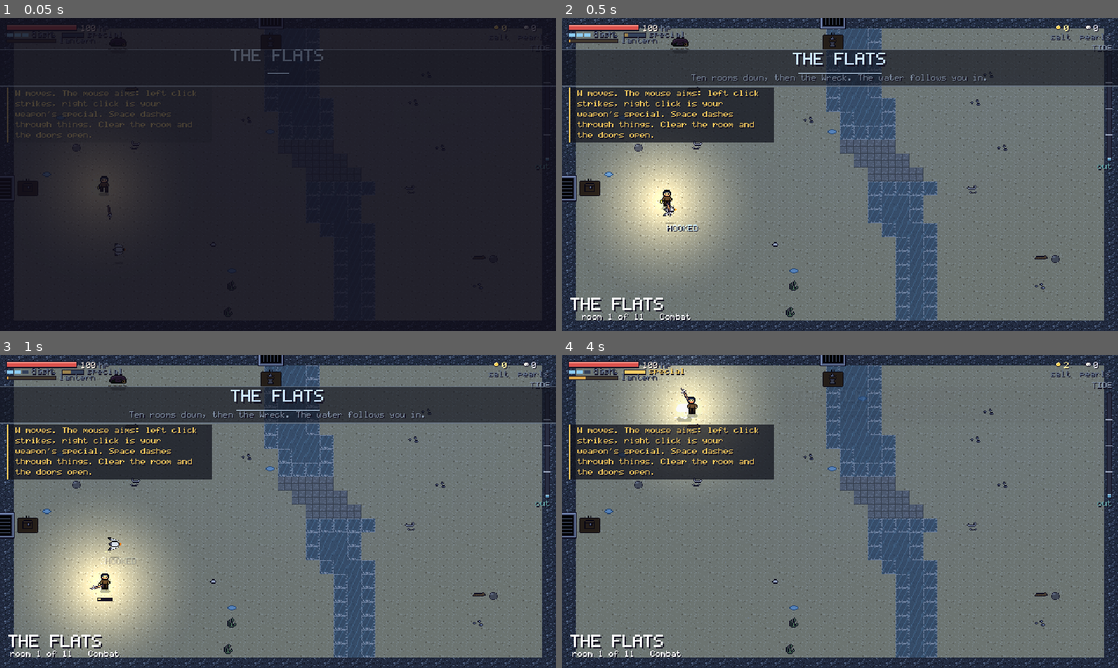
Above: before the commit, frames 1-4 (two rows, left to right).
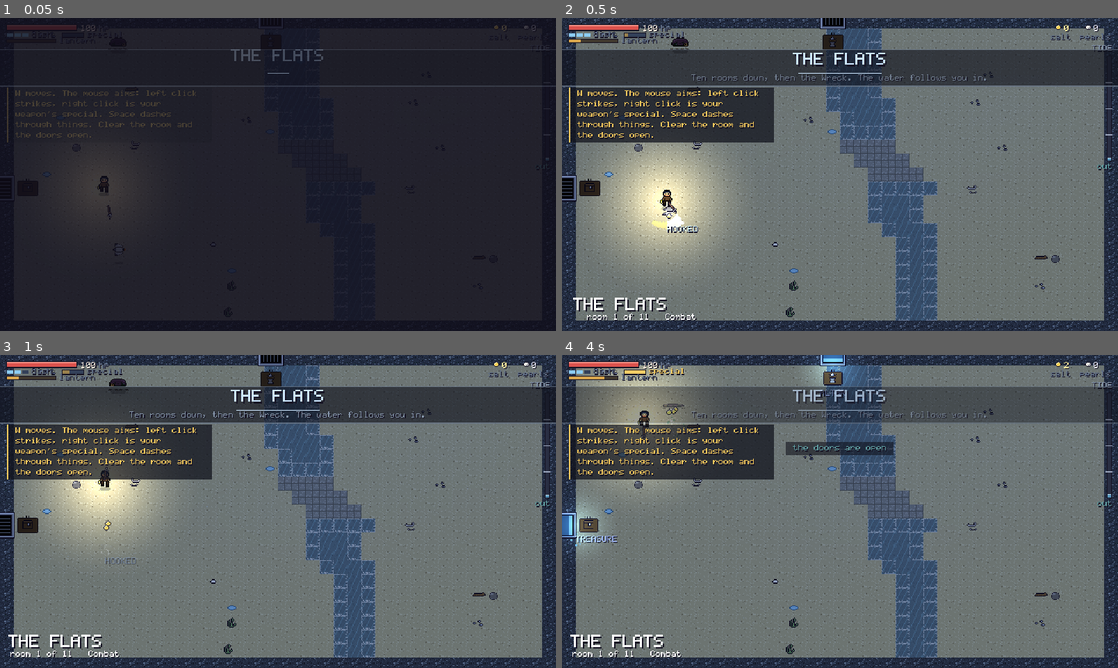
Above: after the commit, the same moments.

Repository: lakshgupta8/EBB
Game: Godot game, scene res://tests/sim_run.tscn
Two runs of this game, one before a commit and one after it. Both use one fixed random seed, a clock stepped at 60 frames per second and the inputs below. This scene is started directly instead of the project's main scene.
Inputs (mouse positions are in pixels of both pictures, inside the frame that each line leads up to):
- Up to frame 1 (0.05 s): no input
- Up to frame 2 (0.5 s): no input
- Up to frame 3 (1 s): tap Enter (ui_accept) at 0.5, 0.77 s; move the mouse to (400, 495) at 0.52 s; press the mouse at (400, 495) at 0.53 s; hold D (move_right) from 0.53 s (still down); tap Space (dash) at 0.8 s
- Up to frame 4 (4 s): release D (move_right) at 1.25 s; release the mouse at (962, 495) at 1.25 s; drag from (728, 527) to (834, 364) at 1.27 s; move the mouse to (895, 442) at 2.02 s; hold D (move_right) 2.03-2.75 s; tap 9 at 2.1 s; tap 8 at 2.3 s; drag from (812, 574) to (573, 524) at 2.77 s; move the mouse to (1006, 558) at 3.52 s; hold A (move_left) from 3.53 s (still down); tap R (active) at 3.6 s; tap Enter (ui_accept) at 3.77 s; tap Space (dash) at 3.8 s

Frame 1 is identical in both runs. In frame 2, 0.9% of the frame differs, in the area x 0-96%, y 2-97%; in frame 3, 11%; in frame 4, 14%, in the area x 0-100%, y 0-99%.

Commit message:
The same seed is the same night: sound and effects roll their own dice
Audio and FX drew from the global random stream, and both are asked for things once a
frame, so two runs of the same seed diverged as soon as the frame rate did: enemies took
different turns, and the bot wedged in a room on one run and walked out of it on another
(seed 1234, room 8, the whole tick budget). They each have their own stream now, and only
the game draws from the one the seed sets. The same seed and tick budget now walk the
same rooms.

Also: the ghost of your last night can be turned off (Settings, Play), and the bot's
breather when it is nearly dead is short enough that it still kills things.

Co-Authored-By: Claude Opus 5 (1M context) <noreply@anthropic.com>

Diff:
--- a/src/core/audio.gd
+++ b/src/core/audio.gd
@@ -14,6 +14,9 @@
 var _gull_t: float = 0.0
 var gulls_enabled: bool = false
 var _last_play: Dictionary = {}  # name -> msec, to avoid machine-gunning the same clip
+## Sound rolls on its own stream. It is asked for things once a frame, and a night has to
+## be the same night whatever the frame rate: only the game may draw from the global one.
+var _rng := RandomNumberGenerator.new()
 
 
 func _ready() -> void:
@@ -49,7 +52,7 @@
 	var count: int = _variants[name]
 	if count == 0:
 		return name
-	return "%s_%d" % [name, randi() % count]
+	return "%s_%d" % [name, _rng.randi() % count]
 
 
 func _stream(name: String) -> AudioStream:
@@ -78,14 +81,14 @@
 	for p in _pool:
 		if not p.playing:
 			p.stream = s
-			p.pitch_scale = 1.0 + randf_range(-pitch_var, pitch_var)
+			p.pitch_scale = 1.0 + _rng.randf_range(-pitch_var, pitch_var)
 			p.volume_db = db
 			p.play()
 			return
 	# All busy: steal the first.
 	var p := _pool[0]
 	p.stream = s
-	p.pitch_scale = 1.0 + randf_range(-pitch_var, pitch_var)
+	p.pitch_scale = 1.0 + _rng.randf_range(-pitch_var, pitch_var)
 	p.volume_db = db
 	p.play()
 
@@ -175,5 +178,5 @@
 		return
 	_gull_t -= delta
 	if _gull_t <= 0.0:
-		_gull_t = randf_range(18.0, 45.0)
-		play("gull_%d" % (randi() % 3), 0.1, -16.0)
+		_gull_t = _rng.randf_range(18.0, 45.0)
+		play("gull_%d" % (_rng.randi() % 3), 0.1, -16.0)
--- a/src/core/settings.gd
+++ b/src/core/settings.gd
@@ -26,6 +26,7 @@
 	"hud_scale": 1.0,     # 1, 1.25, 1.5
 	"text_size": 1.0,     # menus and prompts: 1, 1.25, 1.5
 	"reduced_motion": false,  # no shake, no flashes, no slow time, no edge pulses
+	"ghost": true,        # the last night on this seed walks beside you, faint
 	"slot": 1,            # the save slot in use (1..3)
 }
 ## Values a float setting may take (anything else is clamped to 0..1).
@@ -240,6 +241,10 @@
 	return m
 
 
+func ghost() -> bool:
+	return bool(data.get("ghost", true))
+
+
 func slot() -> int:
 	return clampi(int(data.get("slot", 1)), 1, 3)
 
@@ -269,8 +274,10 @@
 
 
 ## Bind `action` to the device of `event` (a key, a mouse button or a pad button). Another
-## bindable action already holding that input takes this action's old one, so nothing is
-## ever left without a way to press it. False when the event is not something bindable.
+## bindable action already holding that input takes this action's old one, so a swap leaves
+## both with a key. When this action had nothing on that device (the move keys carry no pad
+## button: the stick does), the other action simply loses it there and keeps its other
+## devices. False when the event is not something bindable.
 func bind(action: String, event: InputEvent) -> bool:
 	if not action in BINDABLE:
 		return false
--- a/src/fx/fx.gd
+++ b/src/fx/fx.gd
@@ -4,6 +4,10 @@
 const SLASH := preload("res://assets/sprites/fx_slash.png")
 const SPARK := preload("res://assets/sprites/fx_spark.png")
 const RING := preload("res://assets/sprites/fx_ring.png")
+
+## Effects roll on their own stream: they are asked for things per frame, and the night
+## must be the same night at any frame rate.
+var _rng := RandomNumberGenerator.new()
 
 var _flash_layer: CanvasLayer
 var _flash_rect: ColorRect
@@ -55,7 +59,7 @@
 
 
 func spark(pos: Vector2) -> void:
-	_one_shot(SPARK, 12, 3, 24.0, pos, randf() * TAU, Vector2.ONE)
+	_one_shot(SPARK, 12, 3, 24.0, pos, _rng.randf() * TAU, Vector2.ONE)
 
 
 func burst(pos: Vector2, color: Color, amount: int = 12, speed: float = 60.0) -> void:
--- a/src/run/run.gd
+++ b/src/run/run.gd
@@ -243,7 +243,7 @@
 	input_log.mode = state.mode
 	input_log.weapon = player.weapon.id
 	input_log.tier = state.tier
-	_ghost_log = InputLog.latest_for_seed(state.seed) if _replay == null else null
+	_ghost_log = InputLog.latest_for_seed(state.seed) if (_replay == null and Settings.ghost()) else null
 	_handle_screenshot_arg()
 
 
--- a/src/ui/settings_ui.gd
+++ b/src/ui/settings_ui.gd
@@ -27,6 +27,7 @@
 		{"key": "assist_tide", "name": "Assist: tide speed", "kind": "assist"},
 		{"key": "assist_damage", "name": "Assist: damage taken", "kind": "assist"},
 		{"key": "assist_aim", "name": "Assist: aim help", "kind": "bool"},
+		{"key": "ghost", "name": "Ghost of your last night", "kind": "bool", "note": "on the same seed, the keeper you were walks it again beside you"},
 		{"key": "", "name": "Controls and bindings...", "kind": "controls"},
 	]},
 ]
--- a/tests/sim_run.gd
+++ b/tests/sim_run.gd
@@ -340,17 +340,19 @@
 		reach = 42.0
 	elif player.weapon.id == "bell":
 		reach = 26.0
-	# Nearly gone: give ground for a moment rather than trading hits into a death.
+	# Nearly gone: give ground for a breath, then go back in. The breath has to be short
+	# next to the fighting, or the bot kites a room forever, never clears it, and burns the
+	# whole tick budget standing off a shellback (seeds 1234, net and harpoon).
 	if player.health.hp * 4 < player.health.max_hp:
 		_retreat_t += 1
-		if _retreat_t < 90:
+		if _retreat_t < 45:
 			_press_dir(-to)
 			if _dash_cd <= 0 and dist < 40.0:
 				Input.action_press("dash")
 				_dash_cd = 40
 			_dash_cd -= 1
 			return
-		if _retreat_t > 150:
+		if _retreat_t > 285:
 			_retreat_t = 0
 	if dist > reach - 8.0:
 		# Always close. Waiting for a flyer to come to you deadlocks against anything that
--- a/tests/sim_ui.gd
+++ b/tests/sim_ui.gd
@@ -210,8 +210,8 @@
 	_check(title.settings_ui.is_open, "5 opens settings")
 	await _key(KEY_TAB)
 	_check(title.settings_ui.page == 1, "Tab turns to the play page")
-	await _key(KEY_8)
-	_check(title.settings_ui._controls.is_open and not title.settings_ui.is_open, "row 8 opens the controls page")
+	await _key(KEY_9)
+	_check(title.settings_ui._controls.is_open and not title.settings_ui.is_open, "the last row opens the controls page")
 	await _key(KEY_5)
 	_check(title.settings_ui._controls.listening == "dash", "5 listens for the dash key")
 	await _key(KEY_J)
Not shown, changed: README.md
